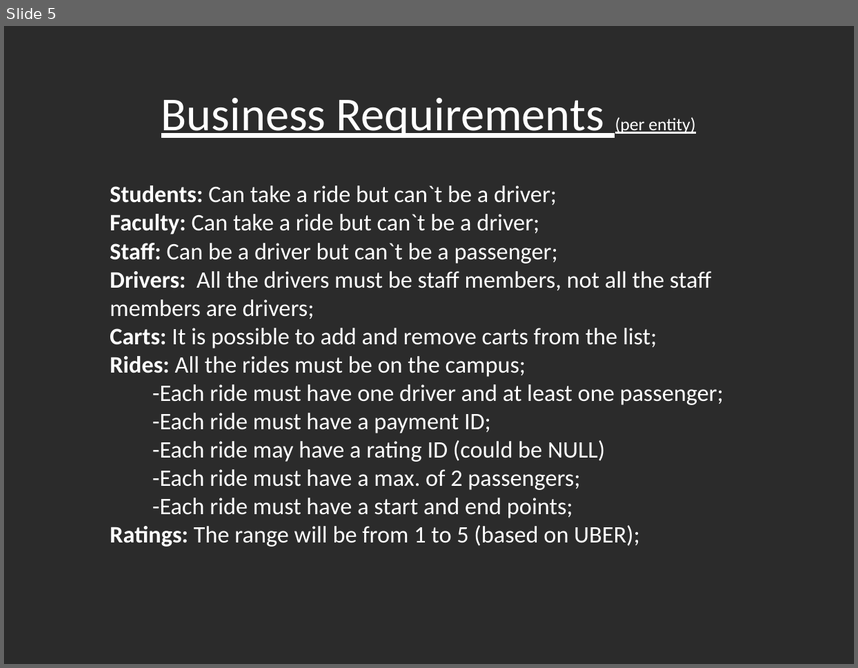
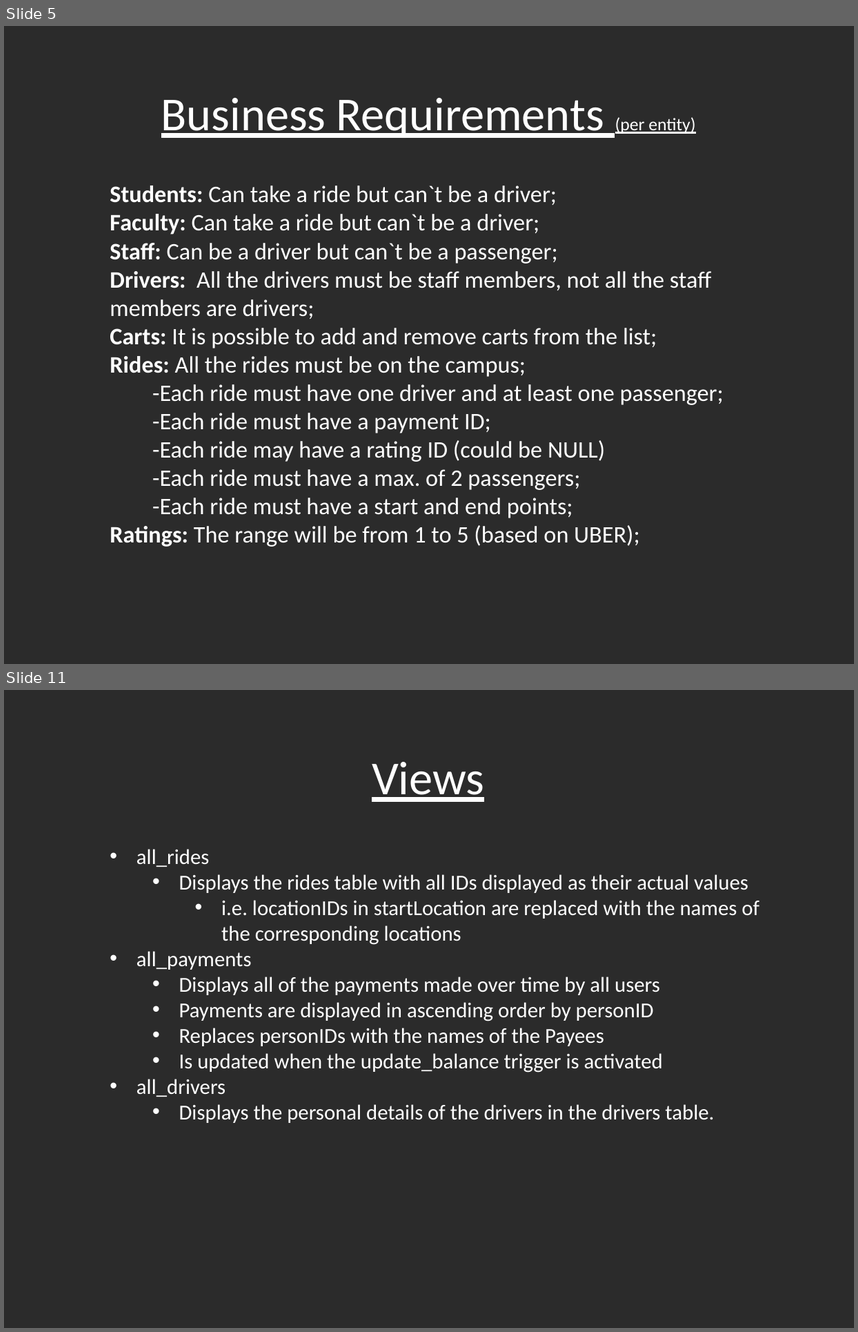
Before and after one commit to redsock88/itcs-6160-final-project, a slide deck: Project Documentation.pptx. Shown one above the other, each under a label of ours: slide 5 before the commit, slides 5 and 11 after it; the slides between them are not shown. The pictures are 858x668 and 858x1332 pixels, drawn with LibreOffice and Linux fonts; fonts in the diff are those of the drawing; background and template pictures are left out; a plain dark background stands for a picture behind light text. Boxes give left, top, right and bottom in pixels: in the first picture for what was removed or moved away, otherwise in the second. Text is boxed around its words. In the diff, an @@ line names an element or a change of style, - is before the commit and + after.

```diff
--- a/Project Documentation.pptx
+++ b/Project Documentation.pptx
@@ slide 11 added at (4, 690, 854, 1328), background picture (left out) @@
@@ text added at (372, 762, 484, 802), 40 pt, text #FFFFFF, underline @@
+Views
@@ text added at (136, 849, 760, 1123), 18 pt, text #FFFFFF @@
+• all_rides
+  • Displays the rides table with all IDs displayed as their actual values
+    • i.e. locationIDs in startLocation are replaced with the names of the corresponding locations
+• all_payments
+  • Displays all of the payments made over time by all users
+  • Payments are displayed in ascending order by personID
+  • Replaces personIDs with the names of the Payees
+  • Is updated when the update_balance trigger is activated
+• all_drivers
+  • Displays the personal details of the drivers in the drivers table.
```
Also in this commit, not shown: 1 slide changed, 12 other slides added, 1 other file.
